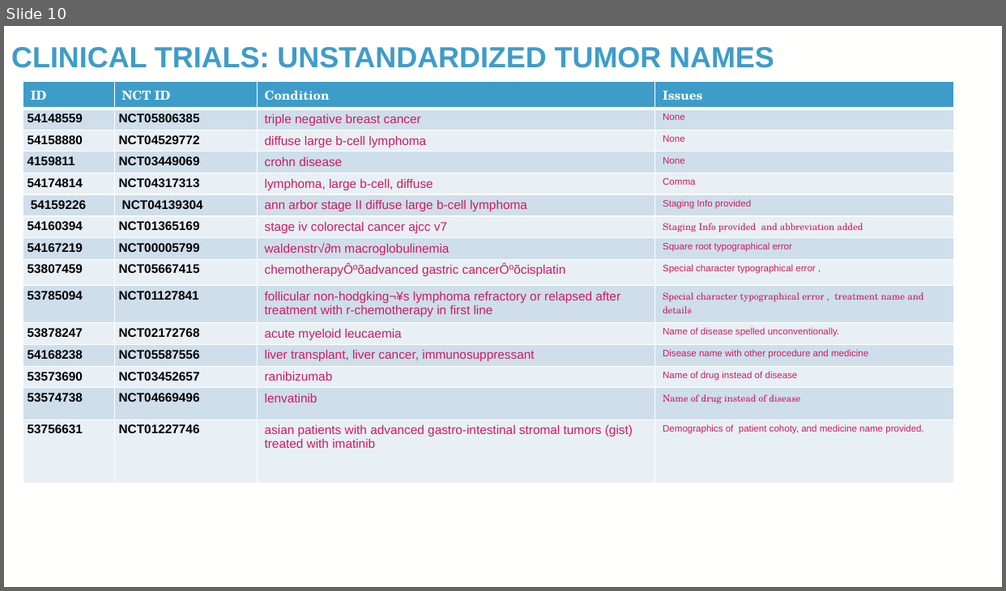
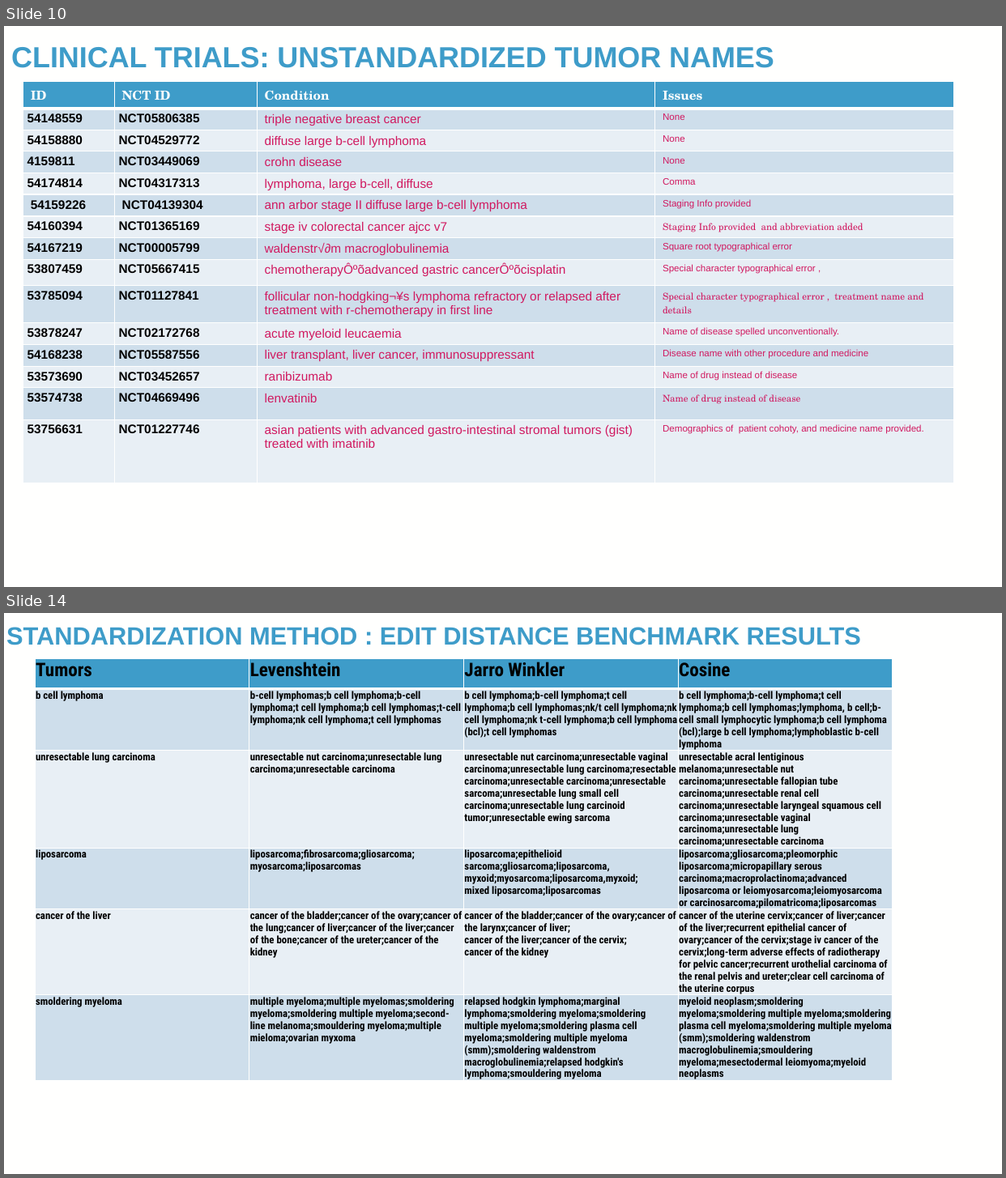
Before and after one commit to TaylorResearchLab/CANTOS, a slide deck: presentations/BIG_2024.pptx. Shown one above the other, each under a label of ours: slide 10 before the commit, slides 10 and 14 after it; the slides between them are not shown. The pictures are 1006x591 and 1006x1178 pixels, drawn with LibreOffice and Linux fonts; fonts in the diff are those of the drawing; background and template pictures are left out. Boxes give left, top, right and bottom in pixels: in the first picture for what was removed or moved away, otherwise in the second. Text is boxed around its words. In the diff, an @@ line names an element or a change of style, - is before the commit and + after.

Commit message:
adding benchmark results for edit distance in ppt

```diff
--- a/presentations/BIG_2024.pptx
+++ b/presentations/BIG_2024.pptx
@@ slide 14 added at (x1=4, y1=613, x2=1002, y2=1174), background picture (left out) @@
@@ title added at (x1=6, y1=627, x2=861, y2=645), 24 pt, text #3E9CC9, bold @@
+STANDARDIZATION METHOD : EDIT DISTANCE BENCHMARK RESULTS
@@ table added at (x1=35, y1=658, x2=891, y2=1105), 6 rows, 4 columns @@
+Tumors | Levenshtein | Jarro Winkler | Cosine
+b cell lymphoma | b-cell lymphomas;b cell lymphoma;b-cell lymphoma;t cell lymphoma;b cell lymphomas;t-cell lymphoma;nk cell lymphoma;t cell lymphomas | b cell lymphoma;b-cell lymphoma;t cell lymphoma;b cell lymphomas;nk/t cell lymphoma;nk cell lymphoma;nk t-cell lymphoma;b cell lymphoma (bcl);t cell lymphomas | b cell lymphoma;b-cell lymphoma;t cell lymphoma;b cell lymphomas;lymphoma, b cell;b-cell small lymphocytic lymphoma;b cell lymphoma (bcl);large b cell lymphoma;lymphoblastic b-cell lymphoma
+unresectable lung carcinoma | unresectable nut carcinoma;unresectable lung carcinoma;unresectable carcinoma | unresectable nut carcinoma;unresectable vaginal carcinoma;unresectable lung carcinoma;resectable carcinoma;unresectable carcinoma;unresectable sarcoma;unresectable lung small cell carcinoma;unresectable lung carcinoid tumor;unresectable ewing sarcoma | unresectable acral lentiginous melanoma;unresectable nut carcinoma;unresectable fallopian tube carcinoma;unresectable renal cell carcinoma;unresectable laryngeal squamous cell carcinoma;unresectable vaginal carcinoma;unresectable lung carcinoma;unresectable carcinoma
+liposarcoma | liposarcoma;fibrosarcoma;gliosarcoma; myosarcoma;liposarcomas | liposarcoma;epithelioid sarcoma;gliosarcoma;liposarcoma, myxoid;myosarcoma;liposarcoma,myxoid; mixed liposarcoma;liposarcomas | liposarcoma;gliosarcoma;pleomorphic liposarcoma;micropapillary serous carcinoma;macroprolactinoma;advanced liposarcoma or leiomyosarcoma;leiomyosarcoma or carcinosarcoma;pilomatricoma;liposarcomas
+cancer of the liver | cancer of the bladder;cancer of the ovary;cancer of the lung;cancer of liver;cancer of the liver;cancer of the bone;cancer of the ureter;cancer of the kidney | cancer of the bladder;cancer of the ovary;cancer of the larynx;cancer of liver; cancer of the liver;cancer of the cervix; cancer of the kidney | cancer of the uterine cervix;cancer of liver;cancer of the liver;recurrent epithelial cancer of ovary;cancer of the cervix;stage iv cancer of the cervix;long-term adverse effects of radiotherapy for pelvic cancer;recurrent urothelial carcinoma of the renal pelvis and ureter;clear cell carcinoma of the uterine corpus
+smoldering myeloma | multiple myeloma;multiple myelomas;smoldering myeloma;smoldering multiple myeloma;second-line melanoma;smouldering myeloma;multiple mieloma;ovarian myxoma | relapsed hodgkin lymphoma;marginal lymphoma;smoldering myeloma;smoldering multiple myeloma;smoldering plasma cell myeloma;smoldering multiple myeloma (smm);smoldering waldenstrom macroglobulinemia;relapsed hodgkin's lymphoma;smouldering myeloma | myeloid neoplasm;smoldering myeloma;smoldering multiple myeloma;smoldering plasma cell myeloma;smoldering multiple myeloma (smm);smoldering waldenstrom macroglobulinemia;smouldering myeloma;mesectodermal leiomyoma;myeloid neoplasms
@@ page number added at (x1=931, y1=1133, x2=977, y2=1163), 12 pt, text #FFFFFE @@
+14
```
Also in this commit, not shown: 1 slide changed, 5 other slides added, 2 slides removed.
